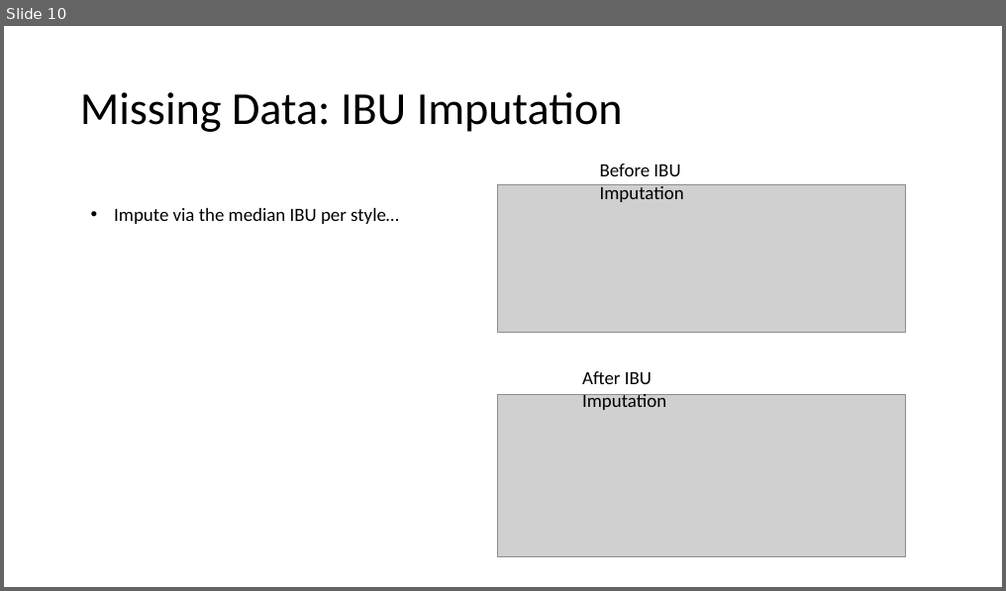
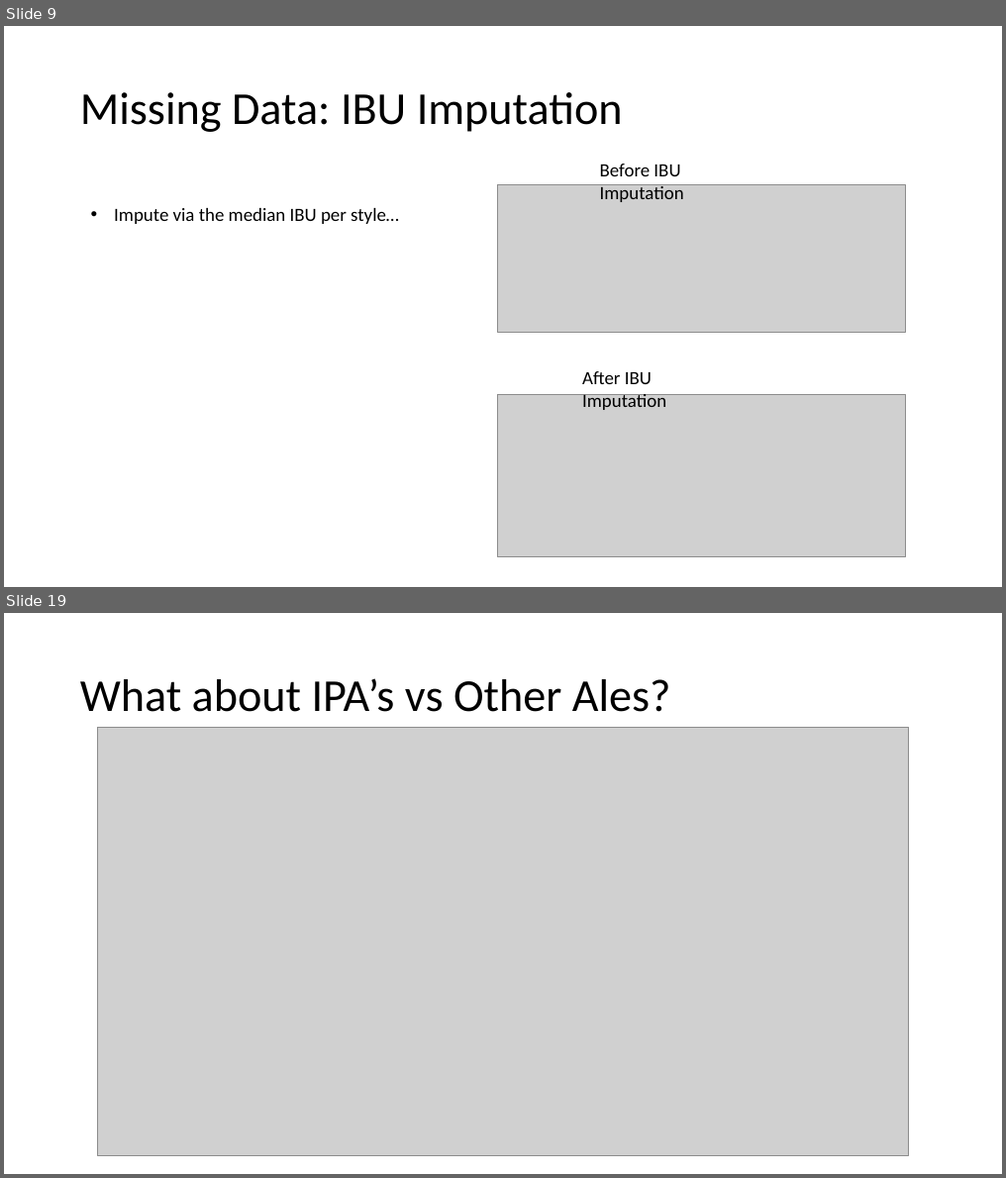
Before and after one commit to RiccoFerraro/dds_case_study_1, a slide deck: Beers_and_Breweries.pptx. Shown one above the other, each under a label of ours: slide 10 before the commit, slides 9 and 19 after it; the slides between them are not shown. The pictures are 1006x591 and 1006x1178 pixels, drawn with LibreOffice and Linux fonts; fonts in the diff are those of the drawing; grey boxes stand for pictures. Boxes give left, top, right and bottom in pixels: in the first picture for what was removed or moved away, otherwise in the second. Text is boxed around its words. In the diff, an @@ line names an element or a change of style, - is before the commit and + after.

```diff
--- a/Beers_and_Breweries.pptx
+++ b/Beers_and_Breweries.pptx
@@ slide 19 added at bbox=[4, 613, 1002, 1174], background #FFFFFF @@
@@ title added at bbox=[80, 678, 671, 712], 44 pt, text #000000 @@
+What about IPA’s vs Other Ales?
@@ picture added at bbox=[97, 728, 908, 1156] @@
@@ what was slide 10 is now slide 9 @@
```
Also in this commit, not shown: 11 slides changed, 4 other slides added, 3 slides removed, 4 other files.
